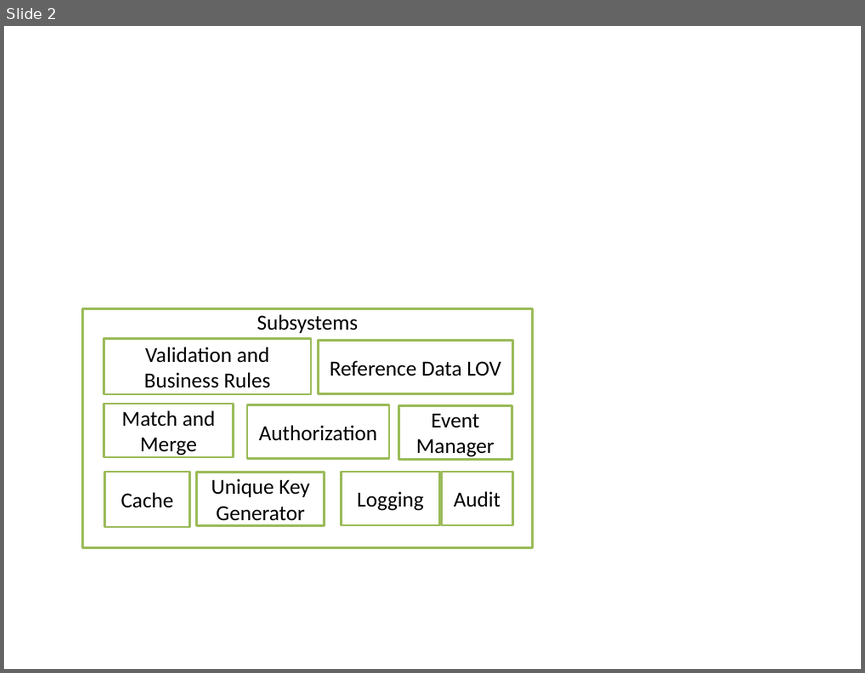
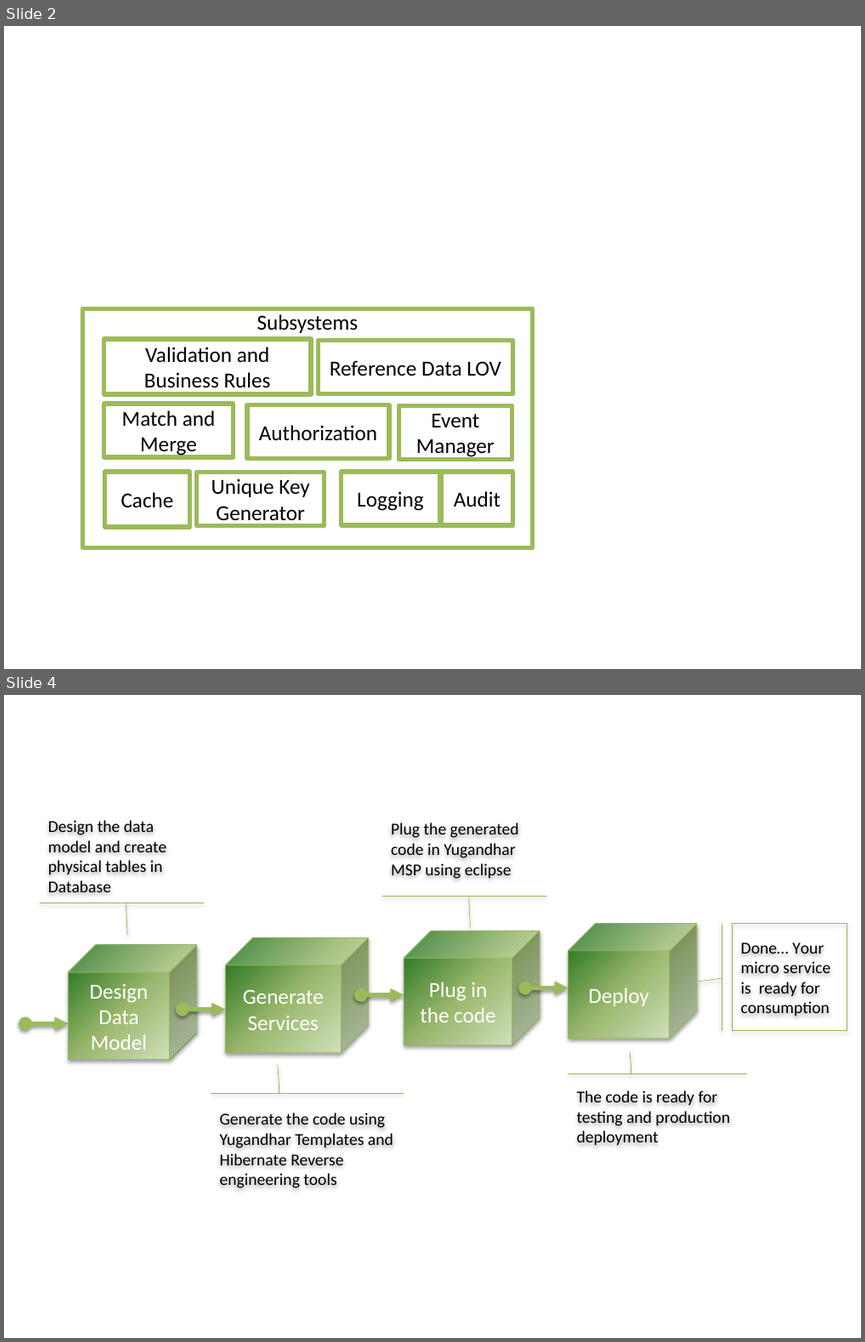
Before and after one commit to yugandharproject/YugandharMDMHubDocs, a slide deck: yugandhar-openmdm-doc/Architecture.pptx. Shown one above the other, each under a label of ours: slide 2 before the commit, slides 2 and 4 after it; the slides between them are not shown. The pictures are 865x673 and 865x1342 pixels, drawn with LibreOffice and Linux fonts; fonts in the diff are those of the drawing. Boxes give left, top, right and bottom in pixels: in the first picture for what was removed or moved away, otherwise in the second. Text is boxed around its words. In the diff, an @@ line names an element or a change of style, - is before the commit and + after.

```diff
--- a/yugandhar-openmdm-doc/Architecture.pptx
+++ b/yugandhar-openmdm-doc/Architecture.pptx
@@ slide 4 added at (4, 695, 861, 1338), background #FFFFFF @@
@@ accent callout added at (40, 817, 205, 896), outline #98B955 0.5 pt, 14 pt, text #000000 @@
+Design the data model and create physical tables in Database
@@ accent callout added at (383, 809, 547, 888), outline #98B955 0.5 pt, 14 pt, text #000000 @@
+Plug the generated code in Yugandhar MSP using eclipse
@@ cube added at (568, 924, 696, 1038), fill gradient #DDEBCF to #9CB86E to #156B13, outline #98B955 0.5 pt, 18 pt, text #FFFFFF @@
+Deploy
@@ accent border callout added at (732, 924, 846, 1031), outline #98B955 0.5 pt, 14 pt, text #000000 @@
+Done… Your micro service is ready for consumption
@@ cube added at (69, 945, 197, 1059), fill gradient #DDEBCF to #9CB86E to #156B13, outline #98B955 0.5 pt, 18 pt, text #FFFFFF @@
+Design Data Model
@@ cube added at (225, 937, 368, 1051), fill gradient #DDEBCF to #9CB86E to #156B13, outline #98B955 0.5 pt, 18 pt, text #FFFFFF @@
+Generate Services
@@ cube added at (404, 930, 540, 1044), fill gradient #DDEBCF to #9CB86E to #156B13, outline #98B955 0.5 pt, 18 pt, text #FFFFFF @@
+Plug in the code
@@ double arrow added from (361, 995) to (404, 995), #9BBB59 3.82 pt @@
@@ double arrow added from (525, 988) to (568, 988), #9BBB59 3.82 pt @@
@@ double arrow added from (25, 1023) to (69, 1023), #9BBB59 3.82 pt @@
@@ double arrow added from (182, 1009) to (225, 1009), #9BBB59 3.82 pt @@
@@ accent callout added at (211, 1102, 404, 1195), outline #98B955 0.5 pt, 14 pt, text #000000 @@
+Generate the code using Yugandhar Templates and Hibernate Reverse engineering tools
@@ accent callout added at (568, 1081, 746, 1152), outline #98B955 0.5 pt, 14 pt, text #000000 @@
+The code is ready for testing and production deployment
@@ slide 2 changed as well @@
@@ outline #9BBB59 2 pt to #9BBB59 3.78 pt in 7 elements at (83, 309, 533, 548), (104, 339, 312, 394), (105, 471, 190, 528), (247, 405, 390, 458), (341, 471, 440, 525), (441, 471, 512, 525), (104, 404, 234, 457) @@
```
Also in this commit, not shown: 2 other slides changed, 12 other slides added, 1 slide removed, 4 other files.
